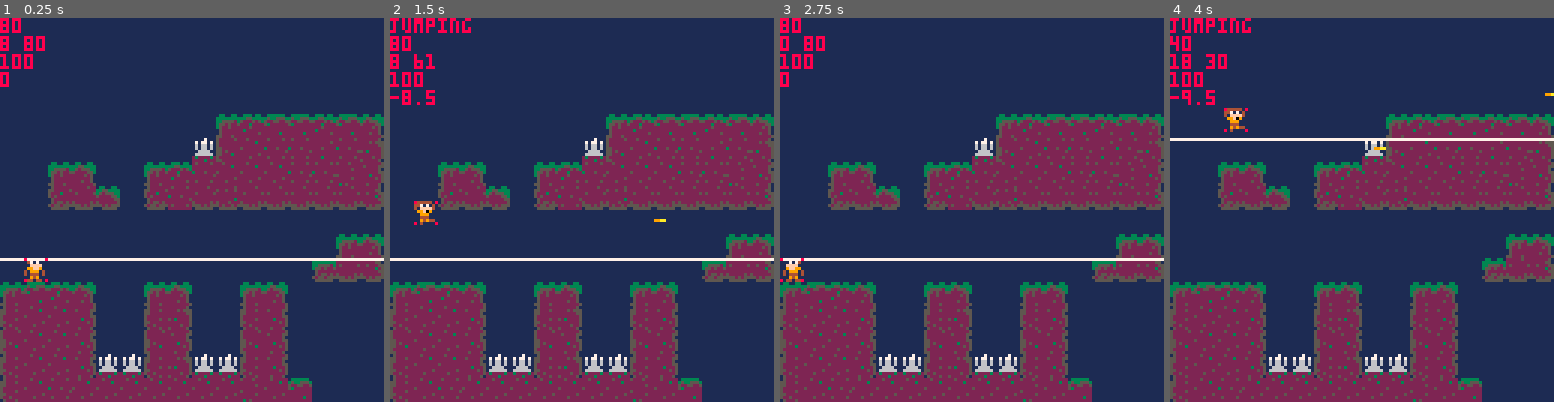
Above: before the commit, frames 1-4 (left to right).
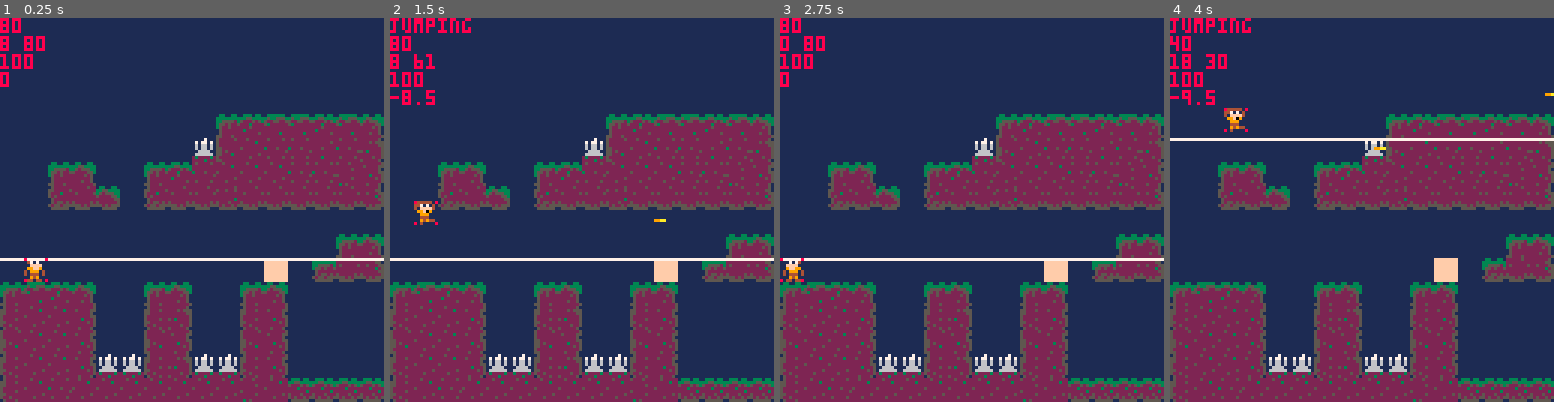
Above: after the commit, the same moments.

Repository: RicoP/picowiese
Game: PICO-8 cartridge mmm.p8
Two runs of this game, one before a commit and one after it. Both use one fixed random seed, a clock stepped at 60 frames per second and the inputs below.
Inputs:
- Up to frame 1 (0.25 s): no input
- Up to frame 2 (1.5 s): tap O (Z key) at 0.33, 0.7, 1.43 s; tap X (X key) at 1.07 s
- Up to frame 3 (2.75 s): hold Left 1.97-2.37 s; tap X (X key) at 2.07, 2.4, 2.73 s; tap O (Z key) at 2.22 s; hold Down from 2.42 s (still down)
- Up to frame 4 (4 s): release Down at 2.82 s; hold Right 2.87-3.53 s; tap X (X key) at 3.07, 3.4, 3.73 s; tap O (Z key) at 3.1, 3.98 s; hold Up from 3.58 s (still down)

The runs differ from the first frame. In frame 1, 1.8% of the frame differs, in the area x 23-100%, y 43-100%; in frame 2, 1.8%; in frame 3, 1.8%; in frame 4, 1.8%.

Commit message:
health and damage

Diff:
--- a/mmm.p8
+++ b/mmm.p8
@@ -16,10 +16,13 @@
 p.direction = 1
 p.jumpvel = 0
 p.groundlevel = 0
+p.iframes = 0
+p.stuned = 0
 
 --flags
 flag_ground=0
 flag_instadeath=1
+flag_hurt=2
 
 --melons == bullets
 melons = {}
@@ -181,9 +184,13 @@
 end
 
 function apply_hero_movement()
- if p.state == p_state_stand then return end
+ local direction = p.direction
+ if p.stuned != 0 then
+  direction = -direction / 2
+ end
+ if p.state == p_state_stand and p.stuned == 0 then return end
  local x1 = p.x
- x1 += p.direction
+ x1 += direction
 
  if x1 < 0 then return end
 
@@ -198,22 +205,28 @@
 
 function check_hero_touch(x,y)
  local t = mget(x/8,y/8)
- if fget(t, flag_instadeath) then
+ if p.iframes == 0 and fget(t, flag_instadeath) then
   p.health = 0
+ end
+ if p.iframes == 0 and fget(t, flag_hurt) then
+  p.stuned = 30
+  p.iframes = 60
+  p.health -= 20
+  sfx(1)
  end
 end
 
 function hero_movement()
  --walking
- if btn(⬅️) then
+ if btn(⬅️) and p.stuned == 0 then
   p.state = p_state_run
   p.direction = -1
  end
- if btn(➡️) then
+ if btn(➡️) and p.stuned == 0 then
   p.state = p_state_run
   p.direction = 1
  end
- if btnd(🅾️) and p.y == p.groundlevel then
+ if btnd(🅾️) and p.y == p.groundlevel and p.stuned == 0 then
   p.jumpvel = -p_jumpstrength
  end
 
@@ -226,9 +239,14 @@
   p.state = p_state_stand
  end
 
+ if p.iframes > 0 then p.iframes -= 1 end
+ if p.stuned > 0 then p.stuned -= 1 end
+
  if p.state != p_state_jump then
   check_hero_touch(p.x,p.y+8)
   check_hero_touch(p.x+8,p.y+8)
+  check_hero_touch(p.x,p.y)
+  check_hero_touch(p.x+7,p.y)
  end
 end
 
@@ -253,6 +271,14 @@
   p_frame += 16
  end
 
+ if p.stuned > 0 then
+  p_frame = 34
+ end
+
+ if p.iframes > 0 and (g_frame % 2) == 0 then
+  return
+ end
+
  --draw player
  pal(4,col_main)
  pal(9,col_second)
@@ -300,7 +326,7 @@
 
 
 __gff__
-0000000000010101010101010100000000000000000101010100000000000000000300000001010101000000000000000000000000010101010000000000000000000000000000000000000000000000000000000000000000000000000000000000000000000000000000000000000000000000000000000000000000000000
+0000000000010101010101010100000000000000000101010100000000000000000300000001010101000000000000000004000000010101010000000000000000000000000000000000000000000000000000000000000000000000000000000000000000000000000000000000000000000000000000000000000000000000
 0000000000000000000000000000000000000000000000000000000000000000000000000000000000000000000000000000000000000000000000000000000000000000000000000000000000000000000000000000000000000000000000000000000000000000000000000000000000000000000000000000000000000000
 __map__
 0000000000000000000000000000000000000000000000000000000000000000000000000000000000000000000000000000000000000000000000000000000000000000000000000000000000000000000000000000000000000000000000000000000000000000000000000000000000000000000000000000000000000000
@@ -310,17 +336,16 @@
 0000000000000000000506070706070800000000000000000000000000000000000000000000000000000000000000000000000000000000000000000000000000000000000000000000000000000000000000000000000000000000000000000000000000000000000000000000000000000000000000000000000000000000
 0000000000000000211516262627262800000000000000000000000000000000000000000000000000000000000000000000000000000000000000000000000000000000000000000000000000000000000000000000000000000000000000000000000000000000000000000000000000000000000000000000000000000000
 0000050800000506261616162626171800000000000000000000000000000000000000000000000000000000000000000000000000000000000000000000000000000000000000000000000000000000000000000000000000000000000000000000000000000000000000000000000000000000000000000000000000000000
-000035370c003526373637373737373800000000000000000000000000000000000000000000000000000000000000000000000000000000000000000000000000000000000000000000000000000000000000000000000000000000000000000000000000000000000000000000000000000000000000000000000000000000
+000035370c003537373637373737373800000000000000000000000000000000000000000000000000000000000000000000000000000000000000000000000000000000000000000000000000000000000000000000000000000000000000000000000000000000000000000000000000000000000000000000000000000000
 0000000000000000000000000000000000000000000000000000000000000000000000000000000000000000000000000000000000000000000000000000000000000000000000000000000000000000000000000000000000000000000000000000000000000000000000000000000000000000000000000000000000000000
 0000000000000000000000000000050800000000000000000000000000000000000000000000000000000000000000000000000000000000000000000000000000000000000000000000000000000000000000000000000000000000000000000000000000000000000000000000000000000000000000000000000000000000
-0001000000000000000000000009373800000000000000000000000000000000000000000000000000000000000000000000000000000000000000000000000000000000000000000000000000000000000000000000000000000000000000000000000000000000000000000000000000000000000000000000000000000000
+0001000000000000000000310009373800000000000000000000000000000000000000000000000000000000000000000000000000000000000000000000000000000000000000000000000000000000000000000000000000000000000000000000000000000000000000000000000000000000000000000000000000000000
 0507060800000508000005080000000000000000000000000000000000000000000000000000000000000000000000000000000000000000000000000000000000000000000000000000000000000000000000000000000000000000000000000000000000000000000000000000000000000000000000000000000000000000
 2516161800002528000025180000000000000000000000000000000000000000000000000000000000000000000000000000000000000000000000000000000000000000000000000000000000000000000000000000000000000000000000000000000000000000000000000000000000000000000000000000000000000000
 1516161800001518000015180000000000000000000000000000000000000000000000000000000000000000000000000000000000000000000000000000000000000000000000000000000000000000000000000000000000000000000000000000000000000000000000000000000000000000000000000000000000000000
 2516161821212528212125180000000000000000000000000000000000000000000000000000000000000000000000000000000000000000000000000000000000000000000000000000000000000000000000000000000000000000000000000000000000000000000000000000000000000000000000000000000000000000
-2516261616161616161617160700000000000000000000000000000000000000000000000000000000000000000000000000000000000000000000000000000000000000000000000000000000000000000000000000000000000000000000000000000000000000000000000000000000000000000000000000000000000000
-2516161616161617171717272800000000000000000000000000000000000000000000000000000000000000000000000000000000000000000000000000000000000000000000000000000000000000000000000000000000000000000000000000000000000000000000000000000000000000000000000000000000000000
-0036373636373736060737363800000000000000000000000000000000000000000000000000000000000000000000000000000000000000000000000000000000000000000000000000000000000000000000000000000000000000000000000000000000000000000000000000000000000000000000000000000000000000
-
-
-
+2516261616161616161617160a0a0a0a0a0a0a0a0a0a0a0b0a0b070c00000000000000000000000000000000000000000000000000000000000000000000000000000000000000000000000000000000000000000000000000000000000000000000000000000000000000000000000000000000000000000000000000000000
+000000000000000000000000000a0a0000000000000000000000000000000000000000000000000000000000000000000000000000000000000000000000000000000000000000000000000000000000000000000000000000000000000000000000000000000000000000000000000000000000000000000000000000000000
+
+
+
Not shown, changed: 17 lines of the sprite sheet (__gfx__) section of mmm.p8
Not shown, changed: the sound effects (__sfx__) section of mmm.p8
